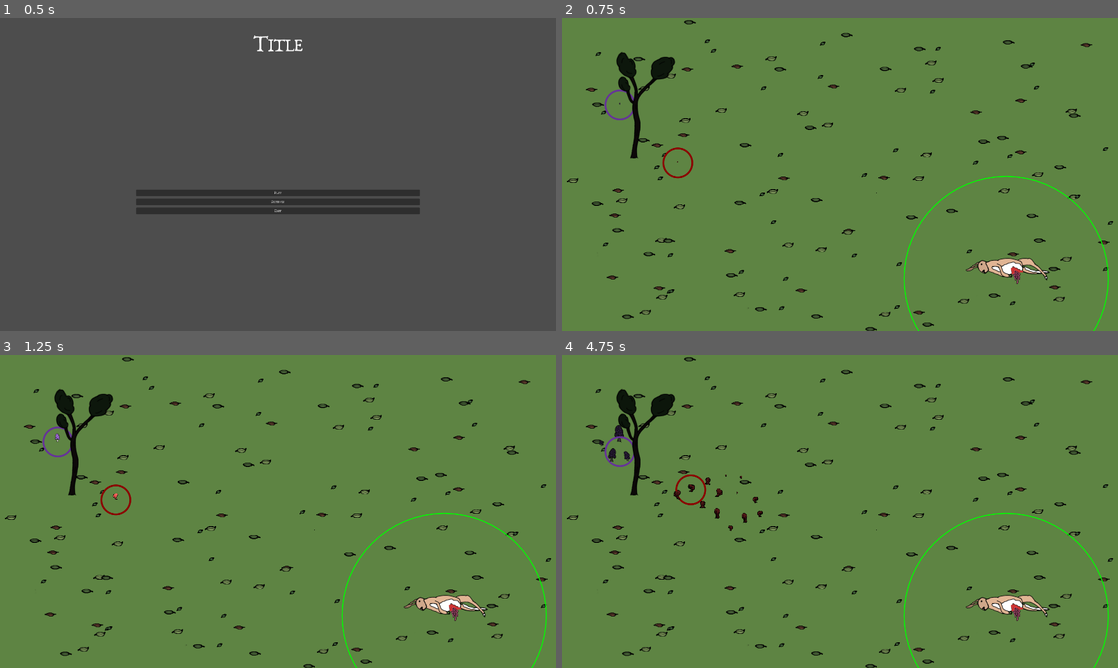
Above: before the commit, frames 1-4 (two rows, left to right).
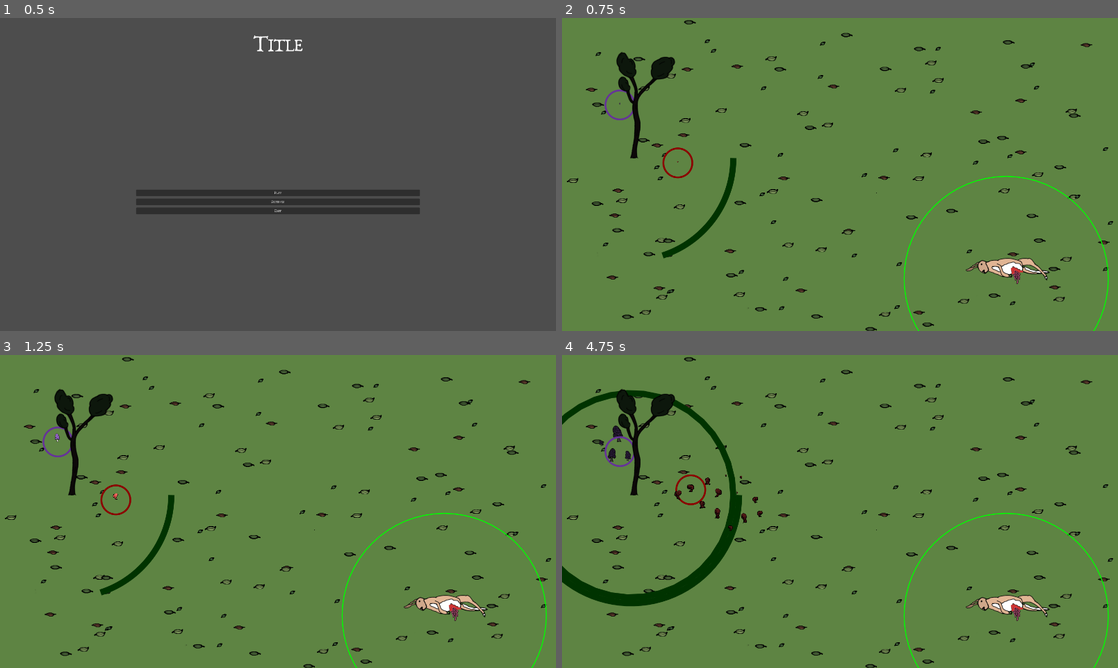
Above: after the commit, the same moments.

Repository: carcinizer/slavic-2025
Game: Godot game, scene res://scenes/main_menu.tscn
Two runs of this game, one before a commit and one after it. Both use one fixed random seed, a clock stepped at 60 frames per second and the inputs below.
Inputs:
- Up to frame 1 (0.5 s): no input
- Up to frame 2 (0.75 s): click "Play" at 0.5 s
- Up to frame 3 (1.25 s): no input
- Up to frame 4 (4.75 s): tap Enter at 1.25 s; hold Right (right1) 1.28-2.03 s; tap S (down2) at 1.35, 4.35 s; hold Down (down1) 2.03-2.78 s; tap A (left2) at 2.1 s; hold Right (right1) 2.78-3.53 s; tap D (right2) at 2.85 s; hold Up (up1) 3.53-4.28 s; tap W (up2) at 3.6 s; hold Left (left1) from 4.28 s (still down)

Frame 1 is identical in both runs. In frame 2, 0.5% of the frame differs, in the area x 17-32%, y 44-77%; in frame 3, 0.5%; in frame 4, 2.6%, in the area x 0-37%, y 11-81%.

Commit message:
Fix tree not working

Diff:
--- a/src/mushroom.gd
+++ b/src/mushroom.gd
@@ -87,7 +87,8 @@
 	GLOB.all_mushrooms.erase(self)
 	my_cursor.my_mushrooms.erase(self)
 
-func _physics_process(_delta: float):
+func _process(_delta: float):
+
 	time_since_spawn += _delta
 	if my_lifeline == null and time_since_spawn > time_until_starts_dying:
 		hp -= death_speed * _delta
@@ -143,7 +144,8 @@
 
 	if frame > latest_pulse:
 		latest_pulse = frame
-		latest_time_pulse = frame + chain_timing
+		latest_time_pulse = frame + chain_timing # basically just pulse accounting for a "chain" so that the effect "spreads" from the tree
+												 # actually not, it's apparently not working
 		latest_pulse_source = obj
 		for i in nearby_mushrooms:
 			await get_tree().create_timer(0.05).timeout
--- a/src/tree.gd
+++ b/src/tree.gd
@@ -8,7 +8,7 @@
 @export var time_until_starts_dying := 3.0
 @export var death_speed := 1
 
-var my_connected_mushrooms: Array[Mushroom] = []
+#var my_connected_mushrooms: Array[Mushroom] = []
 var max_connected_mushrooms := 30
 var min_connected_mushrooms := 10
 
@@ -50,15 +50,15 @@
 	modulate.b = hp/max_hp
 	time_since_spawn += _delta
 	# if mushrooms_in_area < mushrooms_needed_in_area and time_since_spawn > time_until_starts_dying:
-	if my_connected_mushrooms.size() < min_connected_mushrooms and time_since_spawn > time_until_starts_dying:
+	if mushrooms_in_area < min_connected_mushrooms and time_since_spawn > time_until_starts_dying:
 		hp -= death_speed * _delta
 	if hp <= 0:
 		die()
 	queue_redraw()
 
+	get_mushrooms_in_area()
+	print(mushrooms_in_area)
 	mushrooms_in_area = 0
-
-	get_mushrooms_in_area()
 
 func send_mushroom_pulse():
 	mushrooms_in_area += 1
@@ -68,6 +68,6 @@
 func _draw():
 	var rad = get_node("NeighborRange/CollisionShape2D").shape.radius
 	# draw_arc(Vector2(0,0),rad, 0, TAU * mushrooms_in_area / mushrooms_needed_in_area, 40, Color.LAWN_GREEN, 4, true )
-	draw_arc(Vector2(0,0),rad, 0, TAU * my_connected_mushrooms.size() / min_connected_mushrooms, 40, Color.GREEN, arc_width, true )
-	if my_connected_mushrooms.size() > min_connected_mushrooms:
-		draw_arc(Vector2(0,0),rad + arc_width, 0, TAU * (my_connected_mushrooms.size() - min_connected_mushrooms) / (max_connected_mushrooms - min_connected_mushrooms), 40, Color.GREEN, arc_width, true )
+	draw_arc(Vector2(0,0),rad, 0, TAU * mushrooms_in_area / min_connected_mushrooms, 40, Color.GREEN, arc_width, true )
+	if mushrooms_in_area > min_connected_mushrooms:
+		draw_arc(Vector2(0,0),rad + arc_width, 0, TAU * (mushrooms_in_area - min_connected_mushrooms) / (max_connected_mushrooms - min_connected_mushrooms), 40, Color.GREEN, arc_width, true )
Not shown: 1 places in scenes/corpse.tscn that only renumber resources
